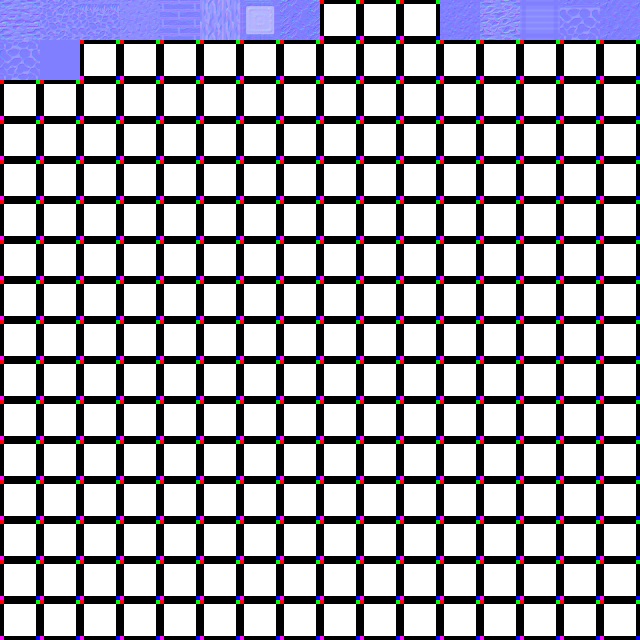
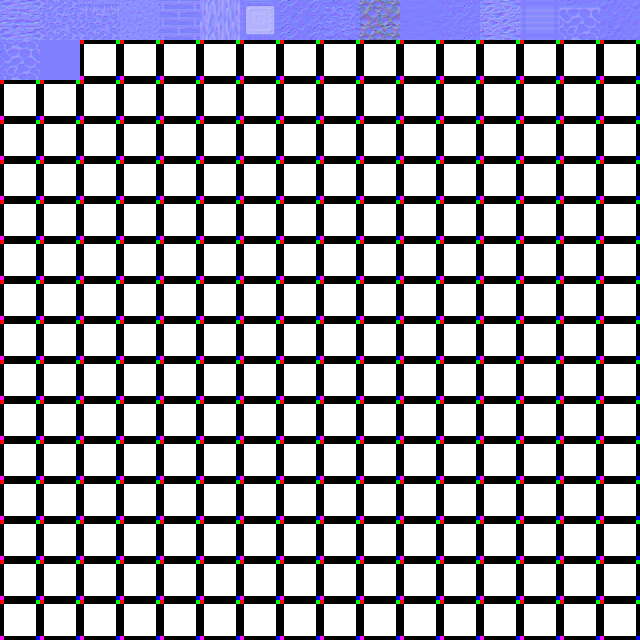
Two versions of the same layered image (640×640). Layer-by-layer changes:
painted on "Arrière-plan" over [320, 0, 440, 40]
